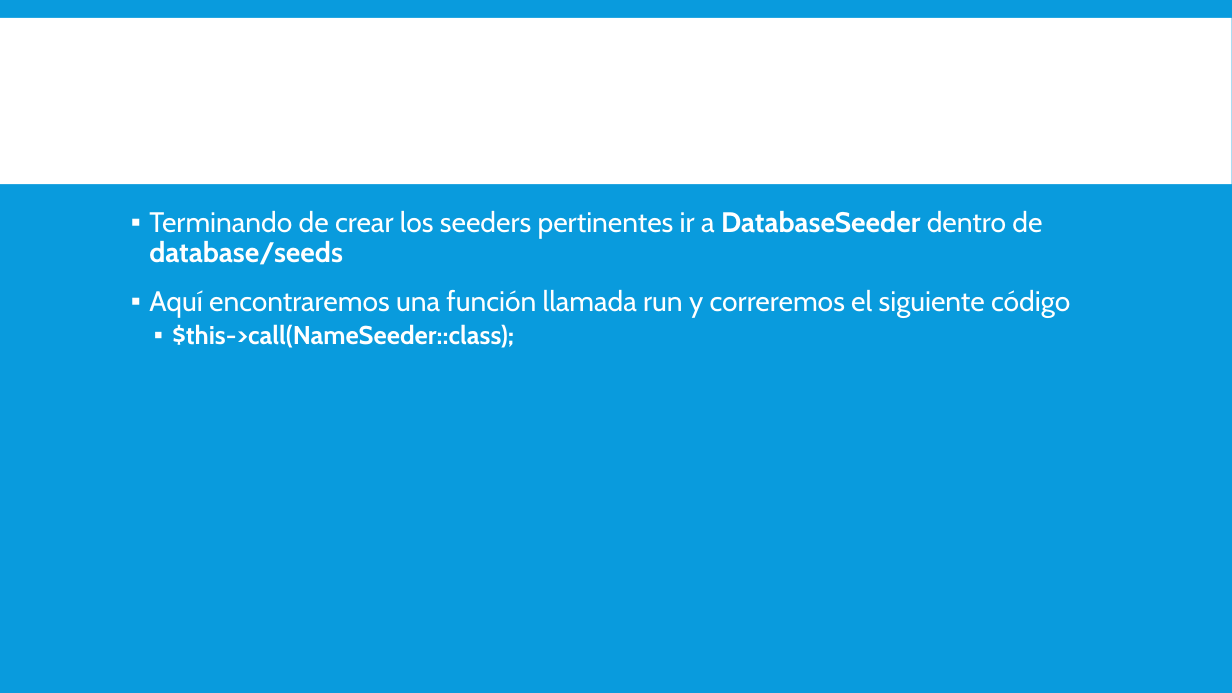
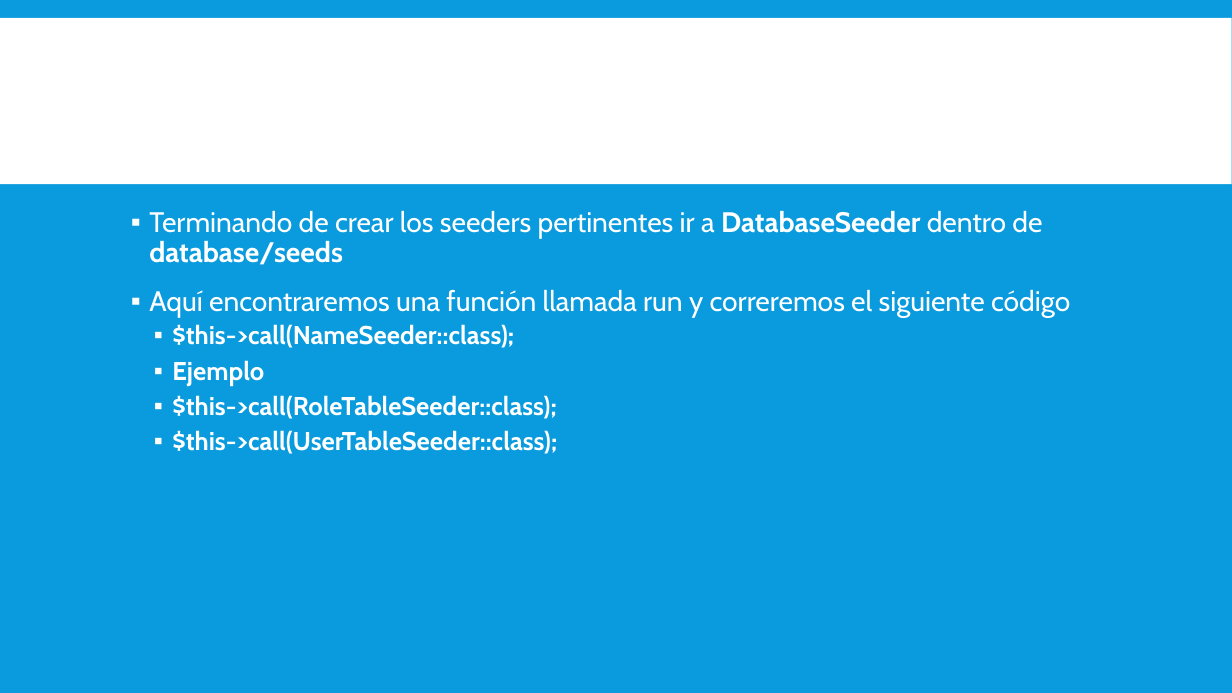
Before and after one commit to magoclown/PAPW2, a slide deck: slide 10 of Presentaciones/Creacion de Roles.pptx (slide 9 before the commit). Drawn at 1232x693 pixels with LibreOffice and Linux fonts; fonts in the diff are those of the drawing. Boxes give left, top, right and bottom in pixels: in the first picture for what was removed or moved away, otherwise in the second. Text is boxed around its words. In the diff, an @@ line names an element or a change of style, - is before the commit and + after.

```diff
--- a/Presentaciones/Creacion de Roles.pptx
+++ b/Presentaciones/Creacion de Roles.pptx
@@ text at <box>172,360,557,454</box>: paragraphs added @@
+  ▪ Ejemplo
+  ▪ $this->call(RoleTableSeeder::class);
+  ▪ $this->call(UserTableSeeder::class);
```
Also in this commit, not shown: 6 other slides changed, 1 slide added, 1 other file.
